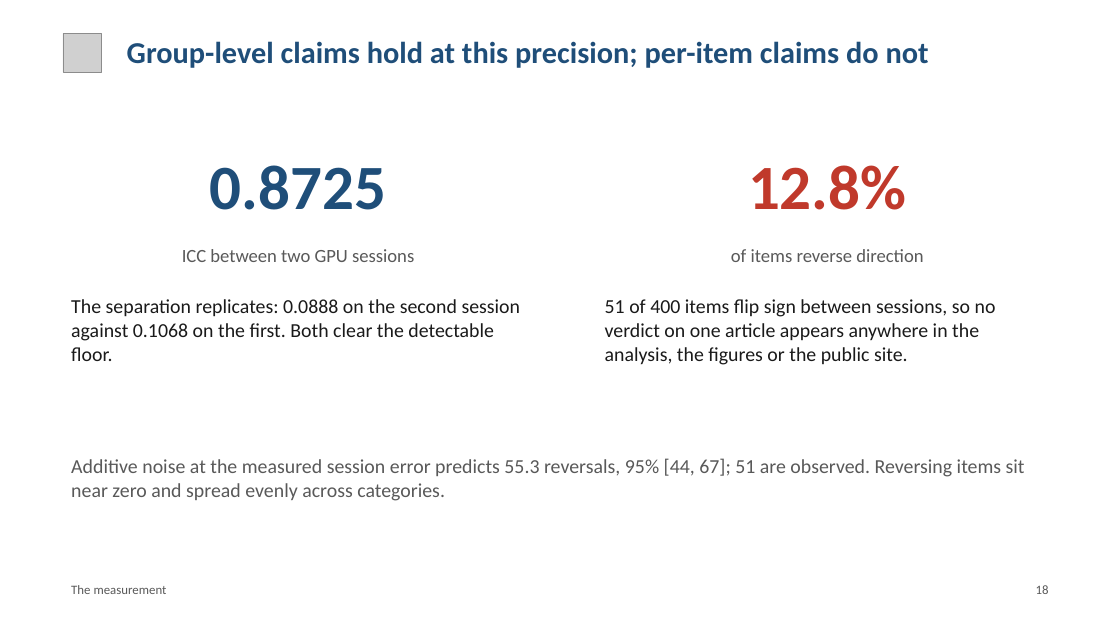
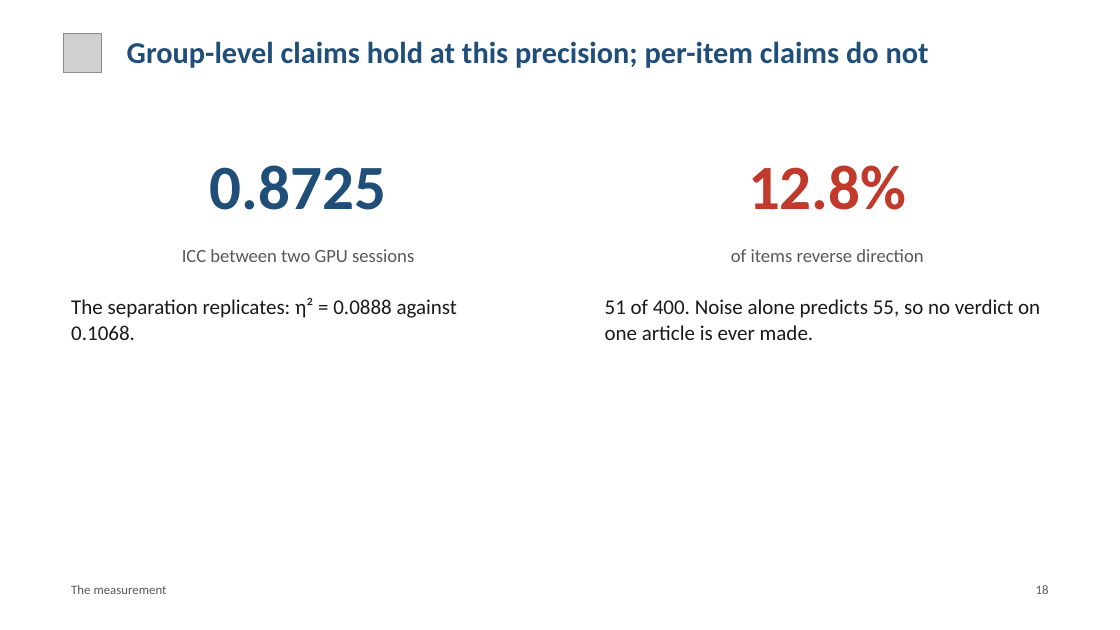
Before and after one commit to brn-mwai/monarch, a slide deck: slide 18 of docs/defence/Monarch_Defence.pptx. Drawn at 1120x630 pixels with LibreOffice and Linux fonts; fonts in the diff are those of the drawing; grey boxes stand for pictures. Boxes give left, top, right and bottom in pixels: in the first picture for what was removed or moved away, otherwise in the second. Text is boxed around its words. In the diff, an @@ line names an element or a change of style, - is before the commit and + after.

```diff
--- a/docs/defence/Monarch_Defence.pptx
+++ b/docs/defence/Monarch_Defence.pptx
@@ text at box(71, 298, 457, 340): text changed; size 17 to 18 pt @@
-The separation replicates: 0.0888 on the second session against 0.1068 on the first. Both clear the detectable floor.
+The separation replicates: η² = 0.0888 against 0.1068.
@@ text at box(605, 299, 1040, 340): text changed; size 17 to 18 pt @@
-51 of 400 items flip sign between sessions, so no verdict on one article appears anywhere in the analysis, the figures or the public site.
+51 of 400. Noise alone predicts 55, so no verdict on one article is ever made.
@@ text removed at box(71, 458, 1025, 501) @@
-Additive noise at the measured session error predicts 55.3 reversals, 95% [44, 67]; 51 are observed. Reversing items sit near zero and spread evenly across categories.
```
Also in this commit, not shown: 12 other slides changed, 3 other files.
